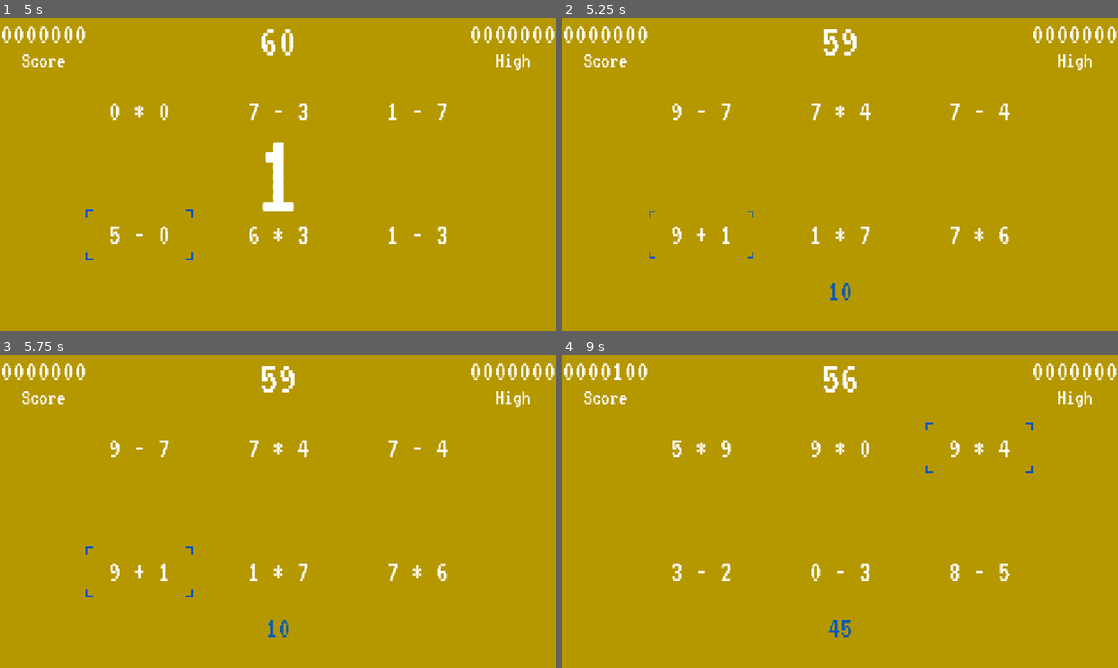
Above: before the commit, frames 1-4 (two rows, left to right).
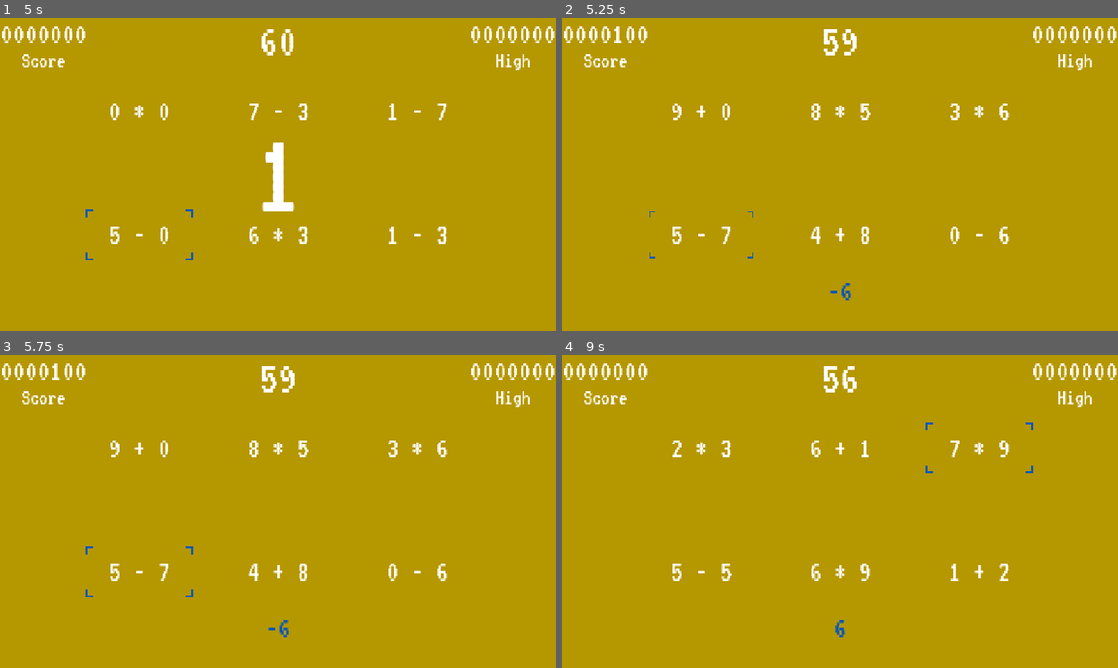
Above: after the commit, the same moments.

Repository: sdepouw/mathematics-and-cheese
Game: Godot game, scene res://Scenes/Root/root.tscn
The game is run twice, just before and just after one commit, with the same random seed, the same clock (stepped at 60 frames per second) and the same inputs.
Inputs (mouse positions are in pixels of both pictures, inside the frame that each line leads up to):
- Up to frame 1 (5 s): tap Enter at 0.5 s; move the mouse to (400, 158) at 0.52 s; hold D (move_right) 0.53-1.28 s; tap Space (confirm) at 0.6, 1.25, 1.35, 2.75, 2.85, 3.5, 3.6, 4.35 s; click (400, 158) at 0.67 s; move the mouse to (166, 190) at 1.27 s; hold S (move_down) 1.28-2 s; click "Start Game" at 2 s; move the mouse to (139, 111) at 2.77 s; hold D (move_right) 2.78-3.53 s; click (139, 111) at 2.92 s; move the mouse to (278, 111) at 3.52 s; hold W (move_up) 3.53-4.28 s; click (278, 111) at 3.67 s; move the mouse to (417, 111) at 4.27 s; hold A (move_left) from 4.28 s (still down); click (417, 111) at 4.42 s
- Up to frame 2 (5.25 s): keep holding A (move_left); move the mouse to (701, 233) at 5.02 s; tap Space (confirm) at 5.1 s; click (701, 233) at 5.17 s
- Up to frame 3 (5.75 s): keep holding A (move_left)
- Up to frame 4 (9 s): tap Space (confirm) at 5.75, 5.85, 6.5, 6.6, 7.35, 8.1, 8.85 s; move the mouse to (840, 570) at 5.77 s; release A (move_left) at 5.78 s; hold S (move_down) 5.78-6.53 s; click (840, 570) at 5.92 s; move the mouse to (979, 570) at 6.52 s; hold D (move_right) 6.53-7.28 s; click (979, 570) at 6.67 s; move the mouse to (962, 495) at 7.27 s; hold W (move_up) 7.28-8.03 s; move the mouse to (728, 527) at 8.02 s; hold D (move_right) 8.03-8.78 s; click (728, 527) at 8.17 s; move the mouse to (895, 442) at 8.77 s; hold S (move_down) from 8.78 s (still down)

Frame 1 is identical in both runs. In frame 2, 0.9% of the frame differs, in the area x 9-81%, y 2-91%; in frame 3, 0.9%; in frame 4, 1.0%.

Commit message:
Got everything working again

Diff:
--- a/Game/Scenes/Equation/equation.gd
+++ b/Game/Scenes/Equation/equation.gd
@@ -16,6 +16,10 @@
 ## Returns the current Answer for this Equation
 func get_answer() -> int:
   return _answer
+
+## Returns the current Equation
+func get_equation() -> String:
+  return _equation
 
 func generate_new_equation() -> void:
   var operation: MathOperation = MathOperation.values().pick_random()
--- a/Game/Scenes/EquationBoard/equation_board.gd
+++ b/Game/Scenes/EquationBoard/equation_board.gd
@@ -19,12 +19,17 @@
 var _reticle_grid_position: Vector2:
   set(value):
     _reticle_grid_position = value
-    _reticle.global_position = _equations_grid[_reticle_grid_position.x][_reticle_grid_position.y]
+    _selected_equation = _equations_grid[_reticle_grid_position.x][_reticle_grid_position.y]
+    _reticle.global_position = _selected_equation.global_position
+
+## Array[Array[Equation]], stored so that one can use a Vector2 to navigate
+## the grid of the board._equations_grid[1,0] will get the 2nd row
+## of the 1st column, etc.
 var _equations_grid: Array
 
 func _ready() -> void:
   EventBus.player_moved.connect(_on_player_moved)
-  EventBus.player_confirm.connect(_on_equation_selected.bind(_selected_equation))
+  EventBus.player_confirm.connect(_on_player_confirm)
   _equations = [
     _instantiate_equation(),
     _instantiate_equation(),
@@ -37,11 +42,12 @@
     equation.equation_selected.connect(_on_equation_selected)
   _equation_row_1.map_to_positions(_equations[0], _equations[1], _equations[2])
   _equation_row_3.map_to_positions(_equations[3], _equations[4], _equations[5])
-  _equations_grid.push_back([_equations[0].global_position, _equations[3].global_position])
-  _equations_grid.push_back([_equations[1].global_position, _equations[4].global_position])
-  _equations_grid.push_back([_equations[2].global_position, _equations[5].global_position])
+  _equations_grid.push_back([_equations[0], _equations[3]])
+  _equations_grid.push_back([_equations[1], _equations[4]])
+  _equations_grid.push_back([_equations[2], _equations[5]])
 
 func reset_reticle_position() -> void:
+  _selected_equation = _equations[0]
   _reticle.position = Vector2.ZERO
 
 func generate_unique_equations() -> Array[Equation]:
@@ -56,9 +62,6 @@
   return _equations
 
 func _on_player_moved(direction: Globals.Direction) -> void:
-  _set_new_reticle_grid_position(direction)
-
-func _set_new_reticle_grid_position(direction: Globals.Direction) -> void:
   var new_position: Vector2 = _reticle_grid_position
   if direction == Globals.Direction.LEFT: new_position.x -= 1
   if direction == Globals.Direction.RIGHT: new_position.x += 1
@@ -74,6 +77,9 @@
   for equation: Equation in _equations:
     equation.generate_new_equation()
 
+func _on_player_confirm() -> void:
+  _on_equation_selected(_selected_equation)
+
 func _on_equation_selected(equation: Equation) -> void:
   if not equation:
     return
